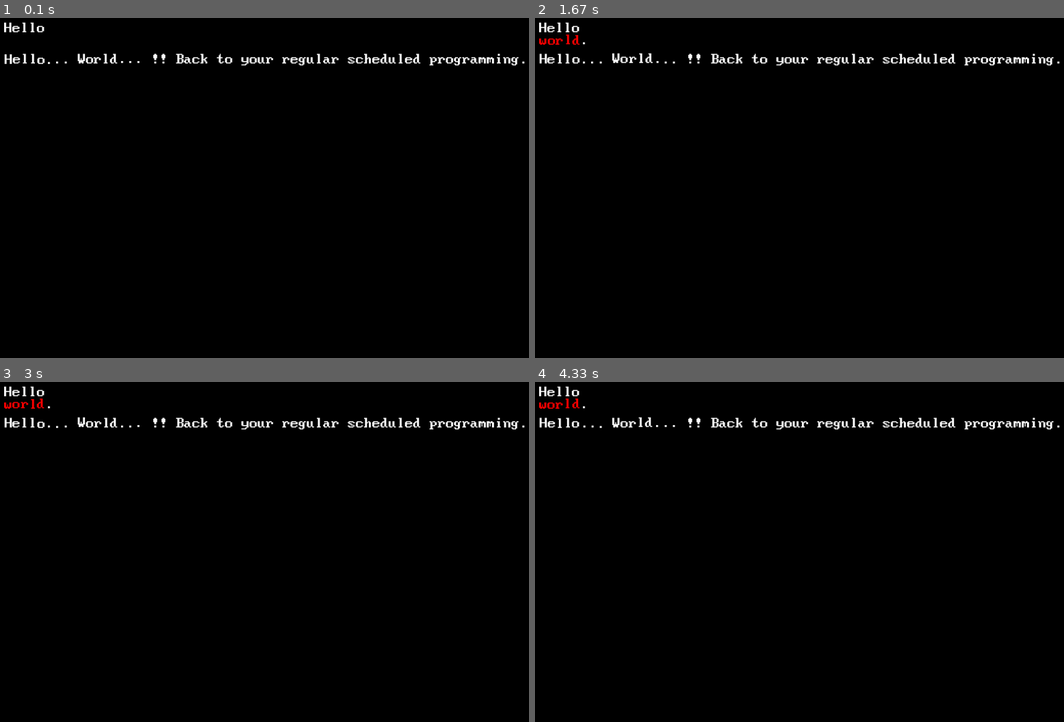
Above: before the commit, frames 1-4 (two rows, left to right).
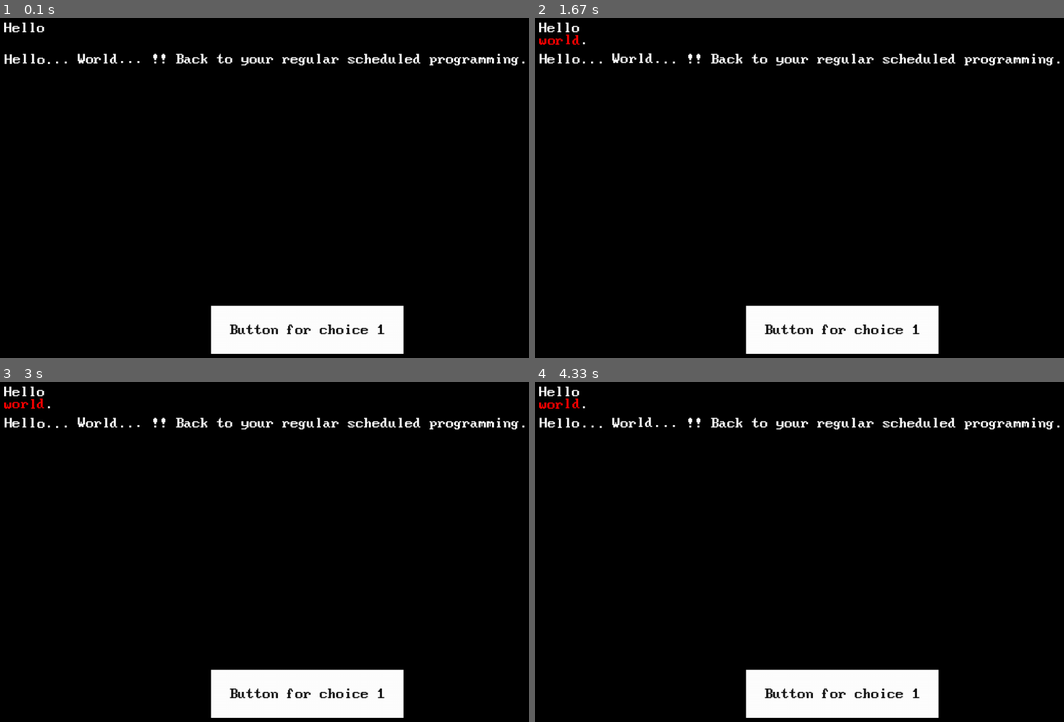
Above: after the commit, the same moments.

Repository: mortalglitch/reflections-cyoa
Game: pygame game, started from main.py
Two runs of this game, one before a commit and one after it. Both use one fixed random seed, a clock stepped at 60 frames per second and the inputs below. The source is Python 2; it was converted automatically to run under Python 3.
Inputs (mouse positions are in pixels of both pictures, inside the frame that each line leads up to):
- Up to frame 1 (0.1 s): no input
- Up to frame 2 (1.67 s): press the mouse at (841, 330) at 0.37 s; move the mouse to (746, 235) at 0.47 s; release the mouse at (651, 137) at 0.6 s
- Up to frame 3 (3 s): click (306, 694) at 1.72 s; press the mouse at (306, 694) at 2.03 s; move the mouse to (349, 586) at 2.13 s; release the mouse at (391, 477) at 2.27 s; press the mouse at (306, 694) at 2.37 s; move the mouse to (269, 684) at 2.47 s; release the mouse at (227, 677) at 2.6 s; press the mouse at (306, 694) at 2.7 s; move the mouse to (338, 572) at 2.8 s; release the mouse at (375, 453) at 2.93 s
- Up to frame 4 (4.33 s): click (841, 694) at 3.55 s; press the mouse at (841, 694) at 3.87 s; move the mouse to (873, 599) at 3.97 s; release the mouse at (900, 504) at 4.1 s

The runs differ from the first frame. In frame 1, 5.1% of the frame differs, in the area x 39-77%, y 84-99%; in frame 2, 5.1%; in frame 3, 5.1%; in frame 4, 5.1%.

Commit message:
Added button functionality and added test for button in main

Diff:
--- a/config/default_config.py
+++ b/config/default_config.py
@@ -1,2 +1,4 @@
 SCREEN_WIDTH = 1280
 SCREEN_HEIGHT = 720
+
+FONT = "./fonts/BigBlueTerminal/BigBlueTermPlusNerdFontMono-Regular.ttf"
--- a/main.py
+++ b/main.py
@@ -4,9 +4,11 @@
 import random
 import math
 
-from config.default_config import SCREEN_HEIGHT, SCREEN_WIDTH
+from src.button import Button
+from config.default_config import *
 
 game_frame = 0
+objects = []
 
 
 def main():
@@ -15,6 +17,7 @@
     pygame.init()
     screen = pygame.display.set_mode((SCREEN_WIDTH, SCREEN_HEIGHT))
     pygame.font.init()
+    pygFont = pygame.font.Font(FONT, 25)
 
     # Setting up clock and delta
     clock = pygame.time.Clock()
@@ -48,6 +51,21 @@
     jit.shake(None)
     jit.string("!! Back to your regular scheduled programming.")
 
+    ## Button Testing
+    customButton = Button(
+        440,
+        600,
+        400,
+        100,
+        pygFont,
+        screen,
+        objects,
+        False,
+        "Button for choice 1",
+        myFunction,
+        "data_choice",
+    )
+
     while True:
         for event in pygame.event.get():
             if event.type == pygame.QUIT:
@@ -60,6 +78,8 @@
         t.draw(screen, 10, 10)
 
         jit.draw(screen, 10, 75)
+        for object in objects:
+            object.process()
 
         # Update the window
         pygame.display.flip()
@@ -83,5 +103,9 @@
     return x, y
 
 
+def myFunction(current_choice):
+    print(f"Choice clicked: ", current_choice)
+
+
 if __name__ == "__main__":
     main()
--- /dev/null
+++ b/src/button.py
@@ -0,0 +1,72 @@
+"""based on the tutorial from https://thepythoncode.com/article/make-a-button-using-pygame-in-python"""
+
+import pygame
+
+
+class Button:
+    def __init__(
+        self,
+        x,
+        y,
+        width,
+        height,
+        font,
+        screen,
+        objects,
+        onePress=False,
+        buttonText="Button",
+        onclickFunction=None,
+        dataChoice=None,
+    ):
+        self.x = x
+        self.y = y
+        self.width = width
+        self.height = height
+        self.onclickFunction = onclickFunction
+        self.dataChoice = dataChoice
+        self.onePress = onePress
+        self.screen = screen
+        self.objects = objects
+
+        self.fillColors = {
+            "normal": "#ffffff",
+            "hover": "#666666",
+            "pressed": "#333333",
+        }
+
+        self.buttonSurface = pygame.Surface((self.width, self.height))
+        self.buttonRect = pygame.Rect((self.x, self.y, self.width, self.height))
+
+        self.buttonSurf = font.render(buttonText, True, (20, 20, 20))
+
+        self.alreadyPress = False
+
+        objects.append(self)
+
+    def process(self):
+        mousePos = pygame.mouse.get_pos()
+        self.buttonSurface.fill(self.fillColors["normal"])
+        if self.buttonRect.collidepoint(mousePos):
+            self.buttonSurface.fill(self.fillColors["hover"])
+
+            if pygame.mouse.get_pressed(num_buttons=3)[0]:
+                self.buttonSurface.fill(self.fillColors["pressed"])
+
+                if self.onePress:
+                    self.onclickFunction(self.dataChoice)
+
+                elif not self.alreadyPressed:
+                    self.onclickFunction(self.dataChoice)
+                    self.alreadyPressed = True
+
+            else:
+                self.alreadyPressed = False
+
+        self.buttonSurface.blit(
+            self.buttonSurf,
+            [
+                self.buttonRect.width / 2 - self.buttonSurf.get_rect().width / 2,
+                self.buttonRect.height / 2 - self.buttonSurf.get_rect().height / 2,
+            ],
+        )
+        self.screen.blit(self.buttonSurface, self.buttonRect)
